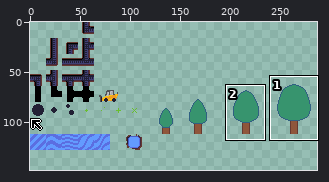
Pixel-art file -- assets/atlas.aseprite. The first picture is a wide view before the edit; the outline marks the close-up.
Close-up. Before the commit:
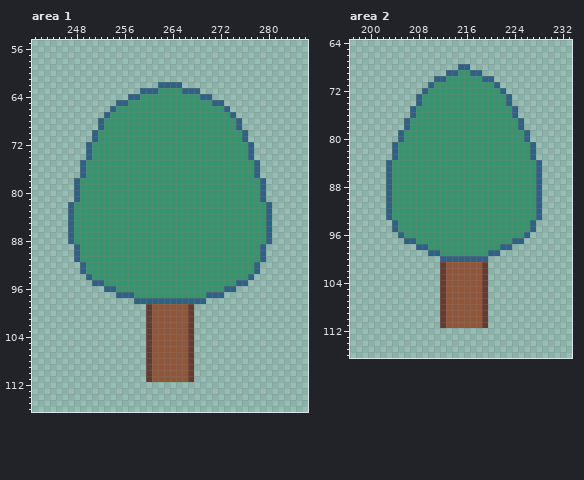
512x176 pixels, 1 frame. Shown: area 1: x 241..286, y 55..116; area 2: x 197..233, y 64..116. The wide view leaves out empty margins. The commit also changed other parts of the picture, which this record leaves out.
After:
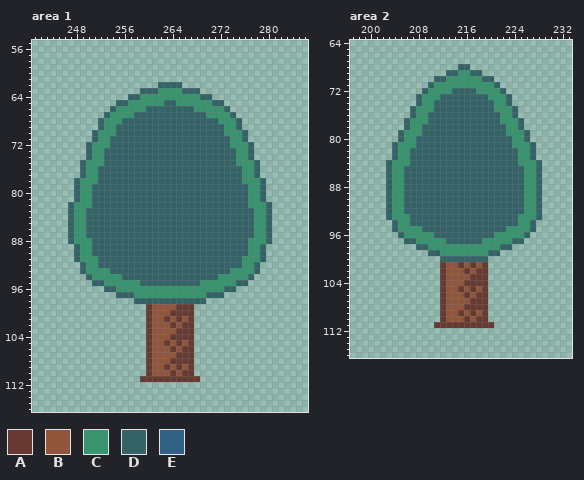
Palette (. is transparent): A #663931  B #8f563b  C #37946e  D #336267  E #306082
Diff:
Area 1, layer "sprite/tree_4":
y 62: x 262..265 EEEE -> DDDD
y 63: x 259..261 EEE -> DDD; x 266..268 EEE -> DDD
y 64: x 257..258 EE -> DD; x 269..270 EE -> DD
y 65: x 255..256 EE -> DD; x 263..264 CC -> DD; x 271..272 EE -> DD
y 66: x 254 E -> D; x 260..267 CCCCCCCC -> DDDDDDDD; x 273 E -> D
y 67: x 253 E -> D; x 258..269 CCCCCCCCCCCC -> DDDDDDDDDDDD; x 274 E -> D
y 68: x 252 E -> D; x 256..271 CCCCCCCCCCCCCCCC -> DDDDDDDDDDDDDDDD; x 275 E -> D
y 69: x 252 E -> D; x 255..272 CCCCCCCCCCCCCCCCCC -> DDDDDDDDDDDDDDDDDD; x 275 E -> D
y 70: x 251 E -> D; x 255..272 CCCCCCCCCCCCCCCCCC -> DDDDDDDDDDDDDDDDDD; x 276 E -> D
y 71: x 251 E -> D; x 254..273 CCCCCCCCCCCCCCCCCCCC -> DDDDDDDDDDDDDDDDDDDD; x 276 E -> D
y 72: x 250 E -> D; x 254..273 CCCCCCCCCCCCCCCCCCCC -> DDDDDDDDDDDDDDDDDDDD; x 277 E -> D
y 73..74: x 250 E -> D; x 253..274 CCCCCCCCCCCCCCCCCCCCCC -> DDDDDDDDDDDDDDDDDDDDDD; x 277 E -> D
y 75: x 249 E -> D; x 253..274 CCCCCCCCCCCCCCCCCCCCCC -> DDDDDDDDDDDDDDDDDDDDDD; x 278 E -> D
y 76..77: x 249 E -> D; x 252..275 CCCCCCCCCCCCCCCCCCCCCCCC -> DDDDDDDDDDDDDDDDDDDDDDDD; x 278 E -> D
y 78: x 248 E -> D; x 252..275 CCCCCCCCCCCCCCCCCCCCCCCC -> DDDDDDDDDDDDDDDDDDDDDDDD; x 279 E -> D
y 79..81: x 248 E -> D; x 251..276 CCCCCCCCCCCCCCCCCCCCCCCCCC -> DDDDDDDDDDDDDDDDDDDDDDDDDD; x 279 E -> D
y 82: x 247 E -> D; x 251..276 CCCCCCCCCCCCCCCCCCCCCCCCCC -> DDDDDDDDDDDDDDDDDDDDDDDDDD; x 280 E -> D
y 83..87: x 247 E -> D; x 250..277 CCCCCCCCCCCCCCCCCCCCCCCCCCCC -> DDDDDDDDDDDDDDDDDDDDDDDDDDDD; x 280 E -> D
y 88: x 247 E -> D; x 251..276 CCCCCCCCCCCCCCCCCCCCCCCCCC -> DDDDDDDDDDDDDDDDDDDDDDDDDD; x 280 E -> D
y 89..90: x 248 E -> D; x 251..276 CCCCCCCCCCCCCCCCCCCCCCCCCC -> DDDDDDDDDDDDDDDDDDDDDDDDDD; x 279 E -> D
y 91: x 248 E -> D; x 252..275 CCCCCCCCCCCCCCCCCCCCCCCC -> DDDDDDDDDDDDDDDDDDDDDDDD; x 279 E -> D
y 92: x 249 E -> D; x 252..275 CCCCCCCCCCCCCCCCCCCCCCCC -> DDDDDDDDDDDDDDDDDDDDDDDD; x 278 E -> D
y 93: x 249 E -> D; x 254..273 CCCCCCCCCCCCCCCCCCCC -> DDDDDDDDDDDDDDDDDDDD; x 278 E -> D
y 94: x 250 E -> D; x 256..271 CCCCCCCCCCCCCCCC -> DDDDDDDDDDDDDDDD; x 277 E -> D
y 95: x 251..252 EE -> DD; x 259..268 CCCCCCCCCC -> DDDDDDDDDD; x 275..276 EE -> DD
y 96: x 253..254 EE -> DD; x 273..274 EE -> DD
y 97: x 255..257 EEE -> DDD; x 270..272 EEE -> DDD
y 98: x 258..269 EEEEEEEEEEEE -> DDDDDDDDDDDD
y 99: x 265..266 BB -> AA
y 100: x 264..266 BBB -> AAA
y 101: x 263 B -> A; x 265 B -> A
y 102: x 264 B -> A; x 266 B -> A
y 103: x 265..266 BB -> AA
y 104: x 264..266 BBB -> AAA
y 105: x 263 B -> A; x 265 B -> A
y 106: x 264 B -> A; x 266 B -> A
y 107: x 265..266 BB -> AA
y 108: x 264..266 BBB -> AAA
y 109: x 263 B -> A; x 265 B -> A
y 110: x 264 B -> A; x 266 B -> A
y 111: x 259 . -> A; x 261..266 BBBBBB -> AAAAAA; x 268 . -> A
Area 2, layer "sprite/tree_3":
y 68: x 215..216 EE -> DD
y 69: x 213..214 EE -> DD; x 217..218 EE -> DD
y 70: x 211..212 EE -> DD; x 219..220 EE -> DD
y 71: x 210 E -> D; x 221 E -> D
y 72: x 209 E -> D; x 214..217 CCCC -> DDDD; x 222 E -> D
y 73: x 208 E -> D; x 212..219 CCCCCCCC -> DDDDDDDD; x 223 E -> D
y 74: x 208 E -> D; x 211..220 CCCCCCCCCC -> DDDDDDDDDD; x 223 E -> D
y 75: x 207 E -> D; x 211..220 CCCCCCCCCC -> DDDDDDDDDD; x 224 E -> D
y 76: x 207 E -> D; x 210..221 CCCCCCCCCCCC -> DDDDDDDDDDDD; x 224 E -> D
y 77: x 206 E -> D; x 210..221 CCCCCCCCCCCC -> DDDDDDDDDDDD; x 225 E -> D
y 78: x 206 E -> D; x 209..222 CCCCCCCCCCCCCC -> DDDDDDDDDDDDDD; x 225 E -> D
y 79: x 205 E -> D; x 209..222 CCCCCCCCCCCCCC -> DDDDDDDDDDDDDD; x 226 E -> D
y 80: x 205 E -> D; x 208..223 CCCCCCCCCCCCCCCC -> DDDDDDDDDDDDDDDD; x 226 E -> D
y 81: x 204 E -> D; x 208..223 CCCCCCCCCCCCCCCC -> DDDDDDDDDDDDDDDD; x 227 E -> D
y 82..83: x 204 E -> D; x 207..224 CCCCCCCCCCCCCCCCCC -> DDDDDDDDDDDDDDDDDD; x 227 E -> D
y 84: x 203 E -> D; x 207..224 CCCCCCCCCCCCCCCCCC -> DDDDDDDDDDDDDDDDDD; x 228 E -> D
y 85..92: x 203 E -> D; x 206..225 CCCCCCCCCCCCCCCCCCCC -> DDDDDDDDDDDDDDDDDDDD; x 228 E -> D
y 93: x 203 E -> D; x 207..224 CCCCCCCCCCCCCCCCCC -> DDDDDDDDDDDDDDDDDD; x 228 E -> D
y 94: x 204 E -> D; x 207..224 CCCCCCCCCCCCCCCCCC -> DDDDDDDDDDDDDDDDDD; x 227 E -> D
y 95: x 204 E -> D; x 209..222 CCCCCCCCCCCCCC -> DDDDDDDDDDDDDD; x 227 E -> D
y 96: x 205 E -> D; x 211..220 CCCCCCCCCC -> DDDDDDDDDD; x 226 E -> D
y 97: x 206..207 EE -> DD; x 213..218 CCCCCC -> DDDDDD; x 224..225 EE -> DD
y 98: x 208..209 EE -> DD; x 222..223 EE -> DD
y 99: x 210..211 EE -> DD; x 220..221 EE -> DD
y 100: x 212..219 EEEEEEEE -> DDDDDDDD
y 101: x 215 B -> A; x 217 B -> A
y 102: x 216 B -> A; x 218 B -> A
y 103: x 217..218 BB -> AA
y 104: x 216..218 BBB -> AAA
y 105: x 215 B -> A; x 217 B -> A
y 106: x 216 B -> A; x 218 B -> A
y 107: x 217..218 BB -> AA
y 108: x 216..218 BBB -> AAA
y 109: x 215 B -> A; x 217 B -> A
y 110: x 216 B -> A; x 218 B -> A
y 111: x 211 . -> A; x 213..218 BBBBBB -> AAAAAA; x 220 . -> A
Where, in picture pixels (left, top, right, bottom), the same in both close-ups:
changed: (68, 82, 272, 382)
changed: (386, 64, 542, 328)
